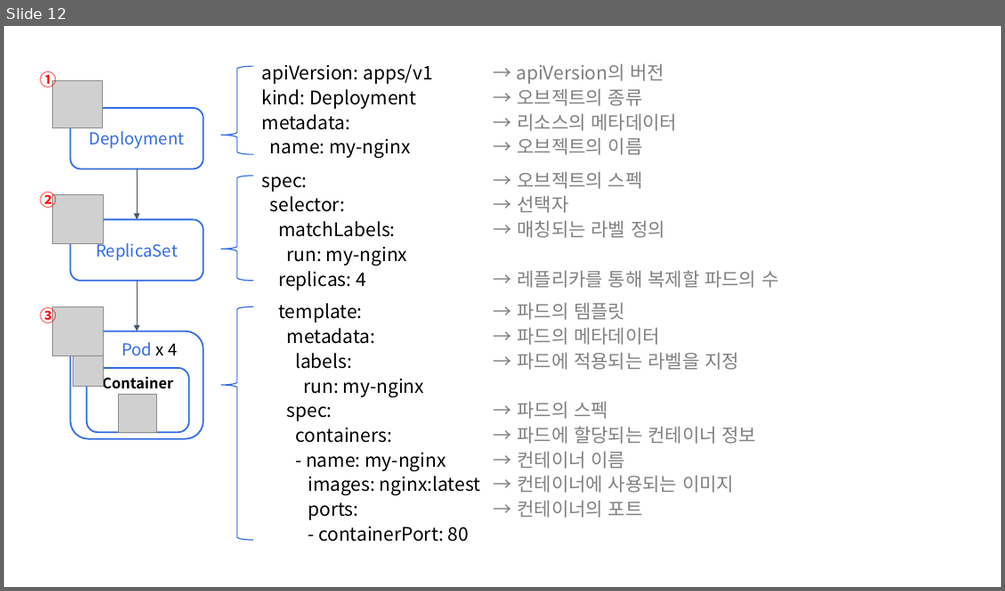
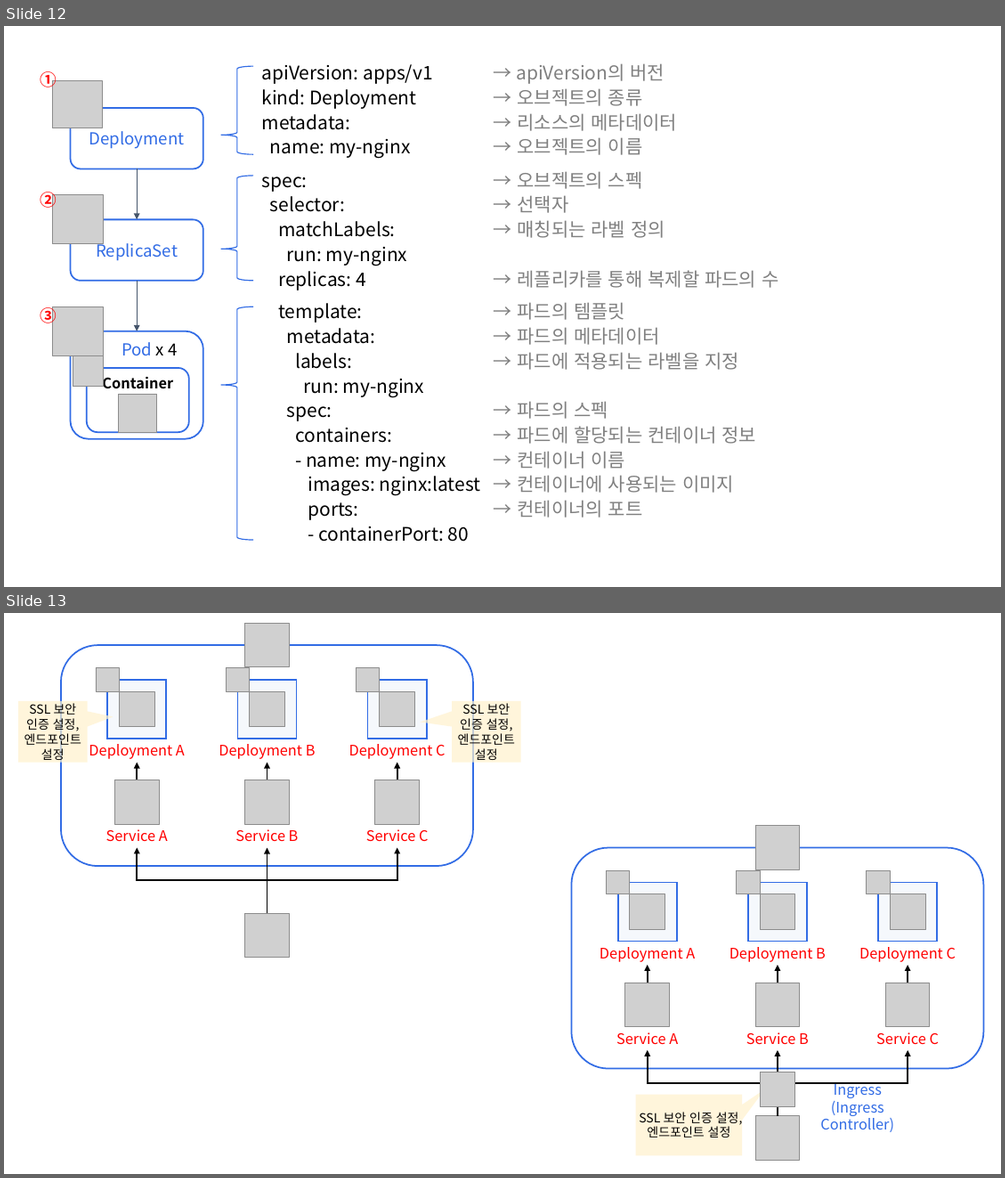
Before and after one commit to siwon-park/Infra-Study, a slide deck: markdown_image.pptx. Shown one above the other, each under a label of ours: slide 12 before the commit, slides 12 and 13 after it. The pictures are 1005x591 and 1005x1178 pixels, drawn with LibreOffice and Linux fonts; fonts in the diff are those of the drawing; grey boxes stand for pictures. Boxes give left, top, right and bottom in pixels: in the first picture for what was removed or moved away, otherwise in the second. Text is boxed around its words. In the diff, an @@ line names an element or a change of style, - is before the commit and + after.

```diff
--- a/markdown_image.pptx
+++ b/markdown_image.pptx
@@ slide 13 added at (4,613,1001,1174), background #FFFFFF @@
@@ picture added at (245,623,289,666) @@
@@ rounded rectangle added at (61,645,473,866), outline #326CE5 1.5 pt @@
@@ speech box added at (18,701,87,763), fill #FFF2CC at 70% opacity, 12 pt, text #000000 @@
+SSL 보안 인증 설정,
+엔드포인트 설정
@@ speech box added at (452,701,521,763), fill #FFF2CC at 70% opacity, 12 pt, text #000000 @@
+SSL 보안 인증 설정,
+엔드포인트 설정
@@ group added at (89,668,445,842): 9 pictures, 6 texts, 3 rectangles @@
+Service A
+Deployment A
+Service B
+Deployment B
+Service C
+Deployment C
@@ arrow added from (138, 779) to (138, 763), #000000 1.5 pt @@
@@ arrow added from (267, 779) to (267, 763), #000000 1.5 pt @@
@@ arrow added from (397, 779) to (397, 763), #000000 1.5 pt @@
@@ picture added at (755,826,800,869) @@
@@ elbow arrow added from (267, 913) to (138, 848), #000000 1.5 pt @@
@@ elbow arrow added from (267, 913) to (397, 848), #000000 1.5 pt @@
@@ arrow added from (267, 913) to (267, 848), #000000 1.5 pt @@
@@ rounded rectangle added at (572,848,984,1069), outline #326CE5 1.5 pt @@
@@ picture added at (245,913,289,957) @@
@@ group added at (599,870,955,1045): 9 pictures, 6 texts, 3 rectangles @@
+Service A
+Deployment A
+Service B
+Deployment B
+Service C
+Deployment C
@@ arrow added from (647, 982) to (647, 965), #000000 1.5 pt @@
@@ arrow added from (777, 982) to (777, 965), #000000 1.5 pt @@
@@ arrow added from (908, 982) to (908, 965), #000000 1.5 pt @@
@@ elbow arrow added from (777, 1116) to (647, 1051), #000000 1.5 pt @@
@@ elbow arrow added from (777, 1116) to (908, 1051), #000000 1.5 pt @@
@@ arrow added from (777, 1116) to (777, 1051), #000000 1.5 pt @@
@@ picture added at (760,1071,795,1107) @@
@@ text added at (820,1082,894,1132), 14 pt, text #326CE5 @@
+Ingress
+(Ingress Controller)
@@ speech box added at (636,1094,742,1156), fill #FFF2CC at 70% opacity, 12 pt, text #000000 @@
+SSL 보안 인증 설정,
+엔드포인트 설정
@@ picture added at (755,1116,800,1159) @@
```
Also in this commit, not shown: 1 other file.
